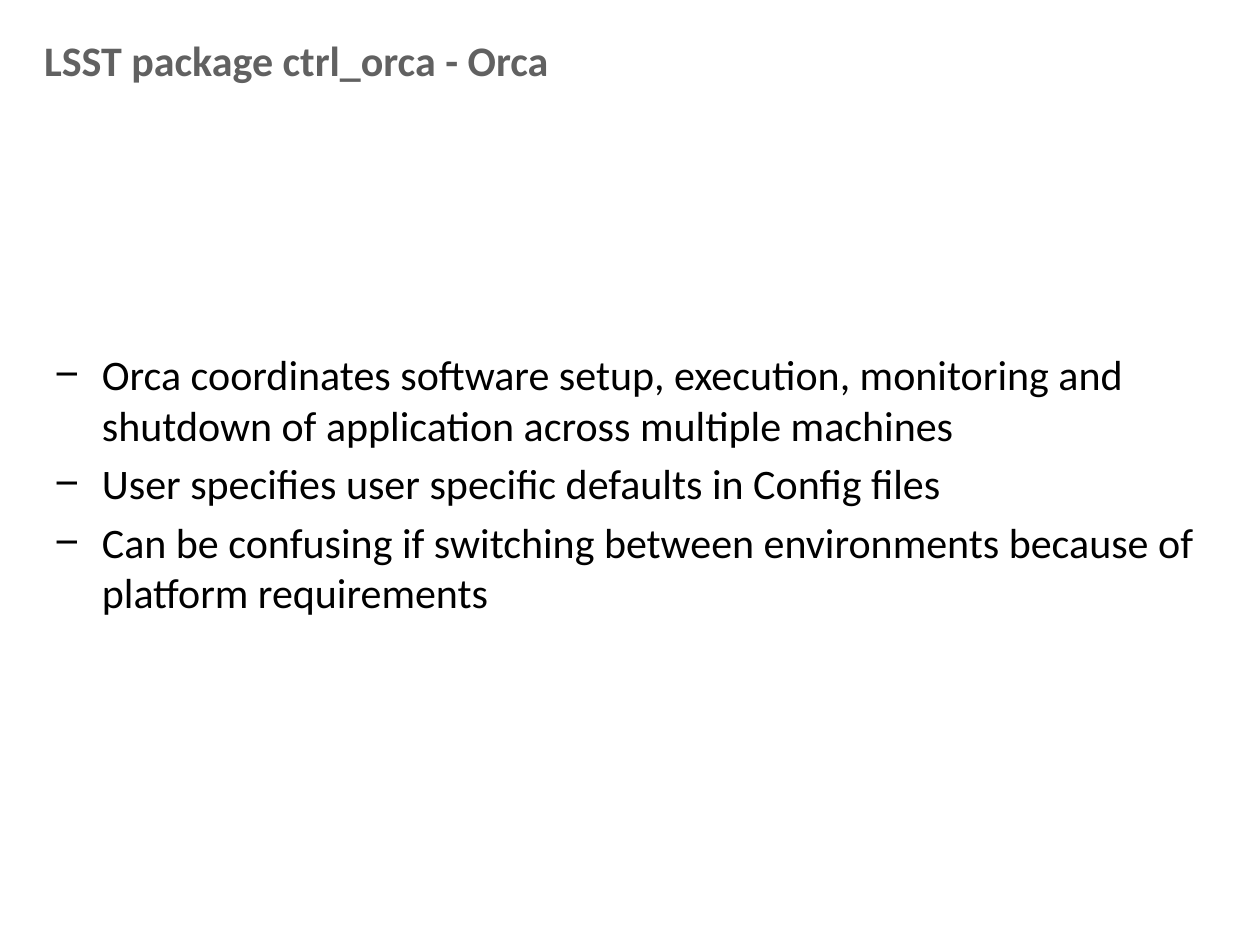
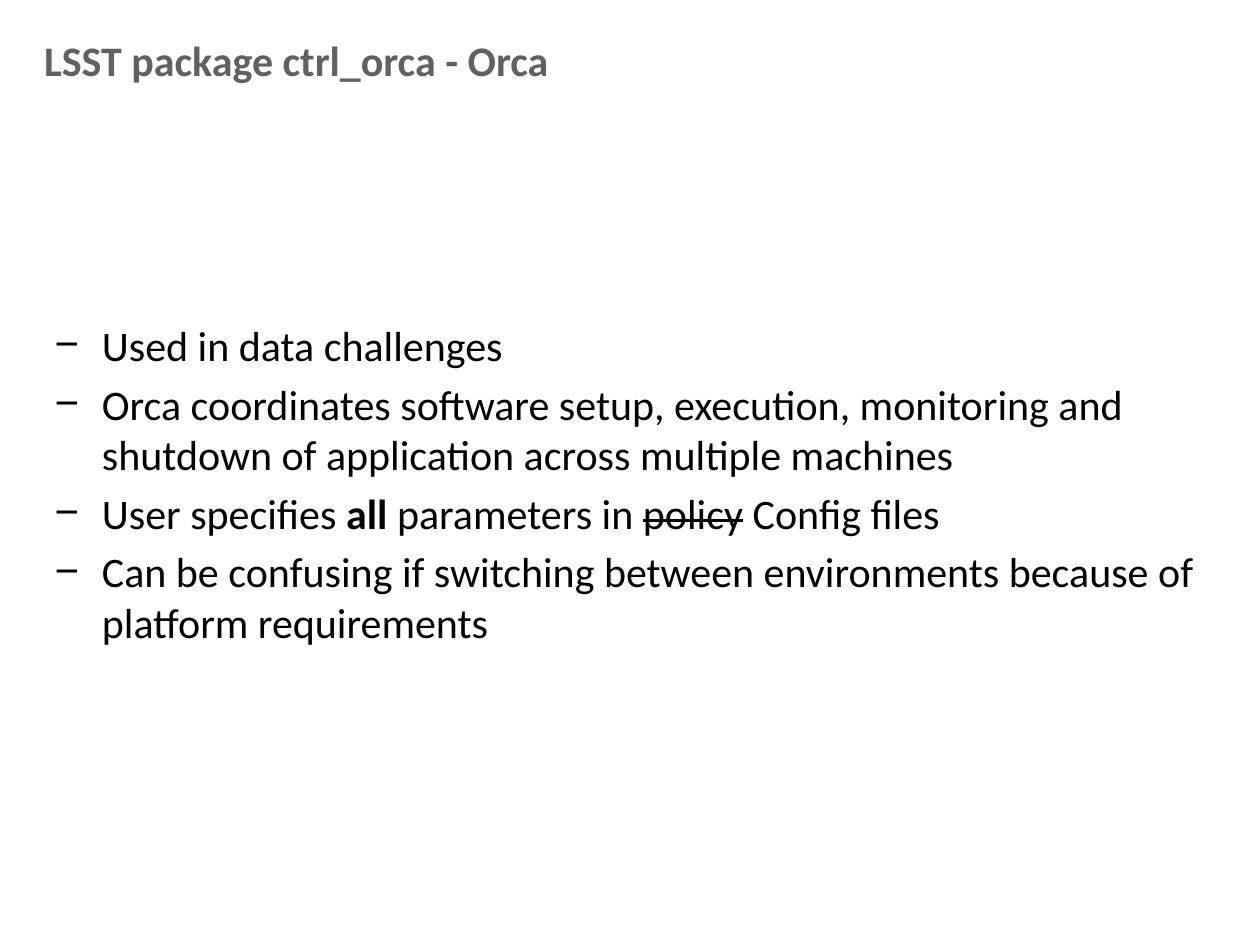
Before and after one commit to lsst-dm/Oct15_bootcamp, a slide deck: slide 3 of documents/OrchestrationOct2015.pptx. Drawn at 1260x945 pixels with LibreOffice and Linux fonts; fonts in the diff are those of the drawing; background and template pictures are left out. Boxes give left, top, right and bottom in pixels: in the first picture for what was removed or moved away, otherwise in the second. Text is boxed around its words. In the diff, an @@ line names an element or a change of style, - is before the commit and + after.

```diff
--- a/documents/OrchestrationOct2015.pptx
+++ b/documents/OrchestrationOct2015.pptx
@@ text at (x1=102, y1=331, x2=503, y2=369): paragraph added @@
+− Used in data challenges
@@ text at (x1=102, y1=499, x2=940, y2=537): text changed @@
-− User specifies user specific defaults in Config files
+− User specifies all parameters in policy Config files
```
Also in this commit, not shown: 1 other slide changed, 2 slides added, 1 slide removed.
